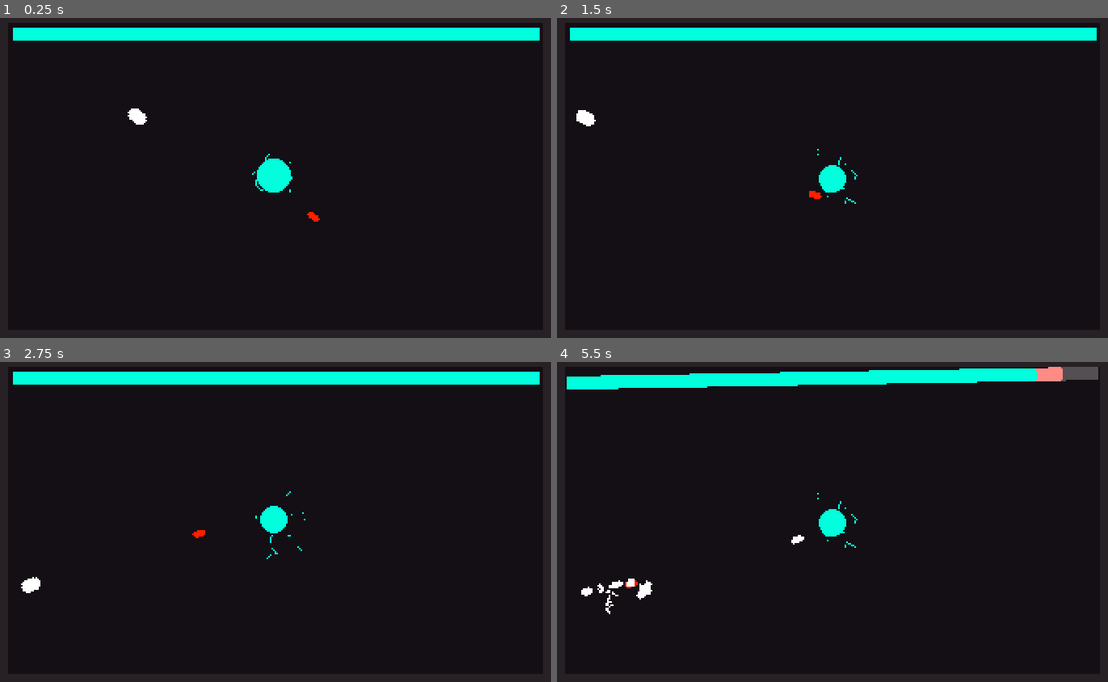
Above: before the commit, frames 1-4 (two rows, left to right).
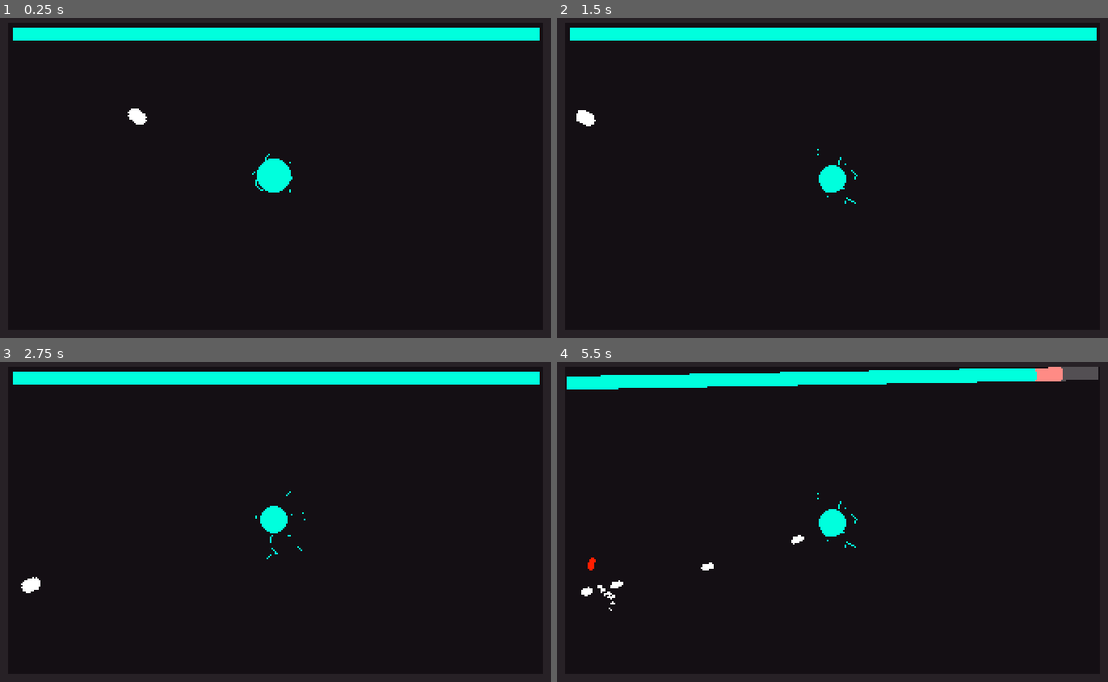
Above: after the commit, the same moments.

Repository: Nexe08/EnergySource
Game: Godot game, scene res://Main.tscn
Same seed, same stepped clock (60 frames per second), same inputs: the game is played once before the commit and once after it.
Inputs (mouse positions are in pixels of both pictures, inside the frame that each line leads up to):
- Up to frame 1 (0.25 s): no input
- Up to frame 2 (1.5 s): move the mouse to (953, 158) at 0.52 s; hold A (a) 0.53-1.28 s; tap D (d) at 0.8, 1.35 s; move the mouse to (722, 194) at 1.27 s
- Up to frame 3 (2.75 s): tap S (s) at 1.55 s; move the mouse to (330, 448) at 2.02 s; hold S (s) from 2.03 s (still down); tap W (w) at 2.3 s
- Up to frame 4 (5.5 s): move the mouse to (804, 586) at 2.77 s; release S (s) at 2.78 s; tap W (w) at 2.85, 5.3 s; tap A (a) at 3.05 s; move the mouse to (997, 570) at 3.52 s; hold A (a) 3.53-4.28 s; tap D (d) at 3.8, 4.35 s; move the mouse to (667, 470) at 4.27 s; tap S (s) at 4.55 s; move the mouse to (860, 518) at 5.02 s; press the mouse at (860, 518) at 5.03 s

The runs differ from the first frame. In frame 1, less than 0.1% of the frame differs, in the area x 55-59%, y 60-64%; in frame 2, less than 0.1%; in frame 3, less than 0.1%; in frame 4, 0.3%, in the area x 5-29%, y 61-79%.

Commit message:
Added: Spawn point generator.

Diff:
--- a/Autoload/global.gd
+++ b/Autoload/global.gd
@@ -5,6 +5,7 @@
 # to change energy level and update ui we have to emmit this signal
 signal energy_level_changed(value)
 
+var core
 var current_camera
 var main
 var player
@@ -13,3 +14,10 @@
 
 func screen_shake(i, d):
     current_camera.screen_shake(i, d)
+
+
+var chaser_path: PackedScene = preload("res://Enemy/Chaser.tscn")
+
+
+func _ready() -> void:
+    randomize()
--- a/Camera/script/Camera.gd
+++ b/Camera/script/Camera.gd
@@ -6,7 +6,6 @@
 
 
 func _ready() -> void:
-    randomize()
     global.current_camera = self
 
 
--- a/Core/script/core.gd
+++ b/Core/script/core.gd
@@ -1,2 +1,6 @@
 extends Node2D
 #  core
+
+
+func _ready() -> void:
+    global.core = self
--- a/Enemy/Chaser.tscn
+++ b/Enemy/Chaser.tscn
@@ -157,6 +157,7 @@
 
 [node name="Chaser" instance=ExtResource( 1 )]
 collision_layer = 8
+collision_mask = 9
 mode = 2
 
 [node name="CollisionShape2D" type="CollisionShape2D" parent="." index="0"]
--- a/Main.tscn
+++ b/Main.tscn
@@ -5,7 +5,7 @@
 [ext_resource path="res://Core/Core.tscn" type="PackedScene" id=3]
 [ext_resource path="res://Camera/Camera.tscn" type="PackedScene" id=4]
 [ext_resource path="res://ProgressBar/EnergyBarComponent.tscn" type="PackedScene" id=5]
-[ext_resource path="res://Enemy/Chaser.tscn" type="PackedScene" id=6]
+[ext_resource path="res://SpawnPointGenerator/SpawnPointGenerator.tscn" type="PackedScene" id=6]
 
 [sub_resource type="RectangleShape2D" id=1]
 extents = Vector2( 5, 100 )
@@ -70,6 +70,11 @@
 [node name="CollisionShape2D5" type="CollisionShape2D" parent="background/BoundingBox/down"]
 shape = SubResource( 4 )
 
+[node name="EnemySpawnTimer" type="Timer" parent="."]
+autostart = true
+
+[node name="SpawnPointGenerator" parent="." instance=ExtResource( 6 )]
+
 [node name="EnergyBarComponent" parent="." instance=ExtResource( 5 )]
 
 [node name="Core" parent="." instance=ExtResource( 3 )]
@@ -79,5 +84,4 @@
 position = Vector2( 85, 63 )
 collision_mask = 1
 
-[node name="Chaser" parent="." instance=ExtResource( 6 )]
-position = Vector2( 200, 128 )
+[connection signal="timeout" from="EnemySpawnTimer" to="." method="_on_EnemySpawnTimer_timeout"]
--- a/SXManager/script/SFX_manager.gd
+++ b/SXManager/script/SFX_manager.gd
@@ -5,7 +5,6 @@
 
 func _ready() -> void:
     if random_pitch:
-        randomize()
         pitch_scale = rand_range(.86, 1.24)
     else:
         pitch_scale = 1
--- /dev/null
+++ b/SpawnPointGenerator/SpawnPointGenerator.tscn
@@ -0,0 +1,87 @@
+[gd_scene load_steps=5 format=2]
+
+[ext_resource path="res://SpawnPointGenerator/script/spawn_point_generator.gd" type="Script" id=1]
+[ext_resource path="res://SpawnPointGenerator/texture/enemy_spawn_area_spritesheet.png" type="Texture" id=2]
+
+[sub_resource type="Animation" id=1]
+resource_name = "RESET"
+tracks/0/type = "value"
+tracks/0/path = NodePath("Sprite:visible")
+tracks/0/interp = 1
+tracks/0/loop_wrap = true
+tracks/0/imported = false
+tracks/0/enabled = true
+tracks/0/keys = {
+"times": PoolRealArray( 0 ),
+"transitions": PoolRealArray( 1 ),
+"update": 1,
+"values": [ false ]
+}
+tracks/1/type = "value"
+tracks/1/path = NodePath("Sprite:frame")
+tracks/1/interp = 1
+tracks/1/loop_wrap = true
+tracks/1/imported = false
+tracks/1/enabled = true
+tracks/1/keys = {
+"times": PoolRealArray( 0 ),
+"transitions": PoolRealArray( 1 ),
+"update": 0,
+"values": [ 11 ]
+}
+
+[sub_resource type="Animation" id=2]
+resource_name = "default"
+tracks/0/type = "value"
+tracks/0/path = NodePath("Sprite:frame")
+tracks/0/interp = 1
+tracks/0/loop_wrap = false
+tracks/0/imported = false
+tracks/0/enabled = true
+tracks/0/keys = {
+"times": PoolRealArray( 0, 1 ),
+"transitions": PoolRealArray( 1, 1 ),
+"update": 0,
+"values": [ 0, 11 ]
+}
+tracks/1/type = "value"
+tracks/1/path = NodePath("Sprite:visible")
+tracks/1/interp = 1
+tracks/1/loop_wrap = true
+tracks/1/imported = false
+tracks/1/enabled = true
+tracks/1/keys = {
+"times": PoolRealArray( 0 ),
+"transitions": PoolRealArray( 1 ),
+"update": 1,
+"values": [ true ]
+}
+tracks/2/type = "method"
+tracks/2/path = NodePath(".")
+tracks/2/interp = 1
+tracks/2/loop_wrap = true
+tracks/2/imported = false
+tracks/2/enabled = true
+tracks/2/keys = {
+"times": PoolRealArray( 0.3 ),
+"transitions": PoolRealArray( 1 ),
+"values": [ {
+"args": [  ],
+"method": "_spawn"
+} ]
+}
+
+[node name="SpawnPointGenerator" type="Node2D"]
+script = ExtResource( 1 )
+
+[node name="Sprite" type="Sprite" parent="."]
+visible = false
+texture = ExtResource( 2 )
+hframes = 4
+vframes = 3
+frame = 11
+
+[node name="AnimationPlayer" type="AnimationPlayer" parent="."]
+autoplay = "RESET"
+anims/RESET = SubResource( 1 )
+anims/default = SubResource( 2 )
--- /dev/null
+++ b/SpawnPointGenerator/script/spawn_point_generator.gd
@@ -0,0 +1,50 @@
+extends Node2D
+# spawn point generaor
+
+var spawn_positon: Vector2 = Vector2.ZERO
+
+onready var anim = $AnimationPlayer
+onready var sprite = $Sprite
+
+
+func _ready() -> void:
+    anim.play("RESET")
+
+
+func _process(_delta: float) -> void:
+    sprite.global_position = spawn_positon
+
+
+# called in animation player
+func _spawn():
+
+    var enemy_instance = global.chaser_path.instance()
+    enemy_instance.global_position = spawn_positon
+    global.main.add_child(enemy_instance)
+
+
+func set_spawn_point():
+    var player = global.player
+    var core = global.core
+    var screen_size = get_viewport().get_visible_rect().size
+    var border_margin: float = 5
+    var spawn_point = Vector2(rand_range(0, screen_size.x), rand_range(0, screen_size.y))
+
+    if not is_instance_valid(player) and not is_instance_valid(core):
+        return
+
+    var distance_from_player = spawn_point.distance_to(player.global_position)
+    var distance_from_core = spawn_point.distance_to(core.global_position)
+    var left_marg = border_margin
+    var right_marg = screen_size.x - border_margin
+    var top_marg = border_margin
+    var bottom_marg = screen_size.y - border_margin
+
+    if spawn_point.x > left_marg and spawn_point.y > top_marg and spawn_point.x < right_marg and spawn_point.y < bottom_marg:
+        if distance_from_player > 64 and distance_from_core > 120:
+            spawn_positon = spawn_point
+            anim.play("default")
+        else:
+            spawn_point = Vector2(rand_range(0, screen_size.x), rand_range(0, screen_size.y))
+    else:
+        spawn_point = Vector2(rand_range(0, screen_size.x), rand_range(0, screen_size.y))
--- a/main.gd
+++ b/main.gd
@@ -3,3 +3,8 @@
 
 func _ready() -> void:
     global.main = self
+
+
+func _on_EnemySpawnTimer_timeout() -> void:
+    $SpawnPointGenerator.set_spawn_point()
+    pass # Replace with function body.
Binary file added: SpawnPointGenerator/texture/enemy_spawn_area_spritesheet.png
